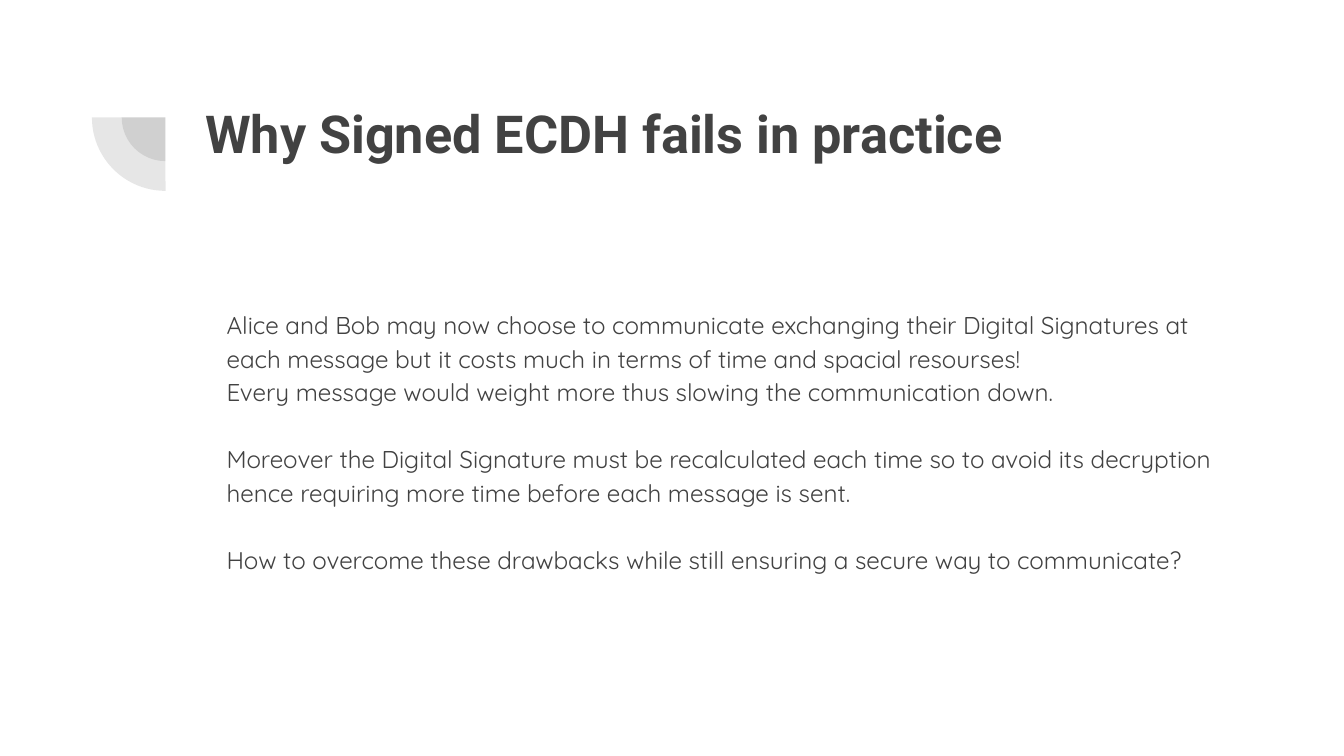
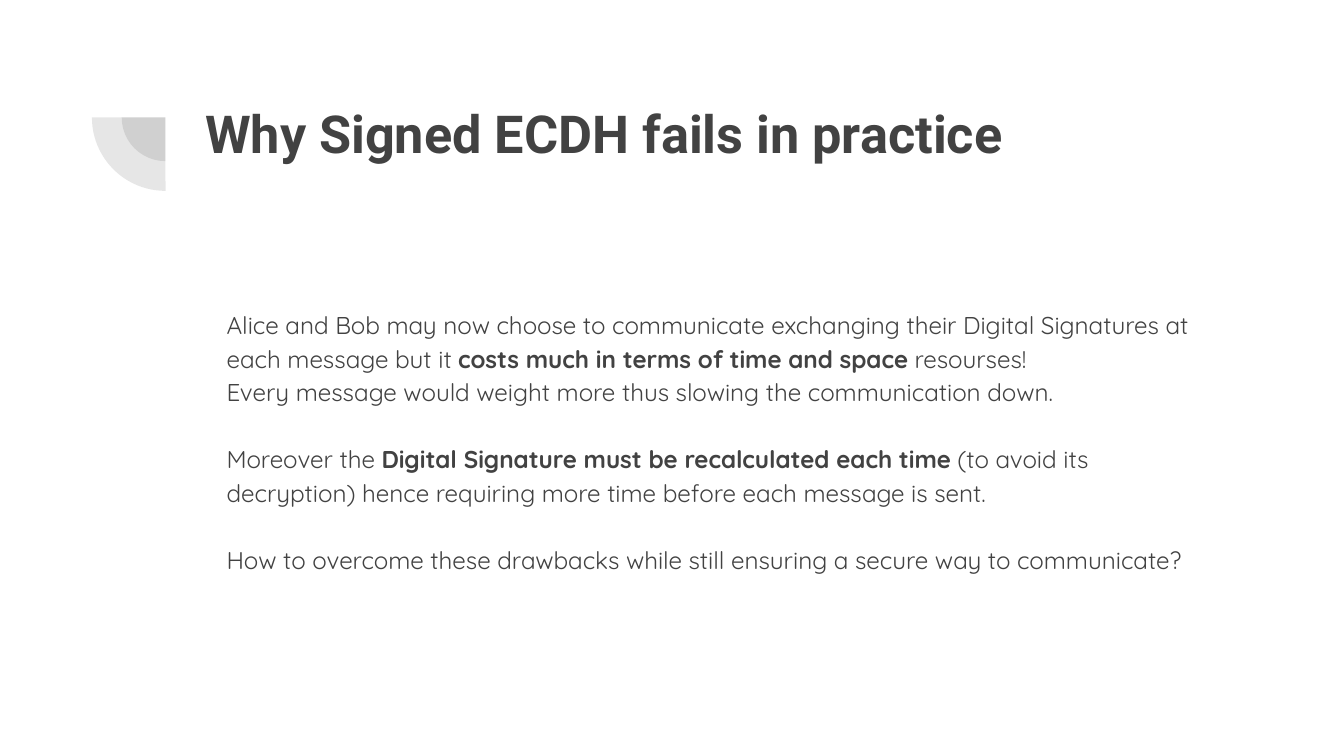
Before and after one commit to Mark692/ECC-Java, a slide deck: slide 10 of ECMQV.pptx. Drawn at 1344x756 pixels with LibreOffice and Linux fonts; fonts in the diff are those of the drawing. Boxes give left, top, right and bottom in pixels: in the first picture for what was removed or moved away, otherwise in the second. Text is boxed around its words. In the diff, an @@ line names an element or a change of style, - is before the commit and + after.

```diff
--- a/ECMQV.pptx
+++ b/ECMQV.pptx
@@ text at (227, 316, 1189, 373): text changed @@
-Alice and Bob may now choose to communicate exchanging their Digital Signatures at each message but it costs much in terms of time and spacial resourses!
+Alice and Bob may now choose to communicate exchanging their Digital Signatures at each message but it costs much in terms of time and space resourses!
@@ text at (227, 450, 1088, 507): text changed @@
-Moreover the Digital Signature must be recalculated each time so to avoid its decryption hence requiring more time before each message is sent.
+Moreover the Digital Signature must be recalculated each time (to avoid its decryption) hence requiring more time before each message is sent.
```
Also in this commit, not shown: 1 other slide changed, 21 slides added, 2 slides removed.
